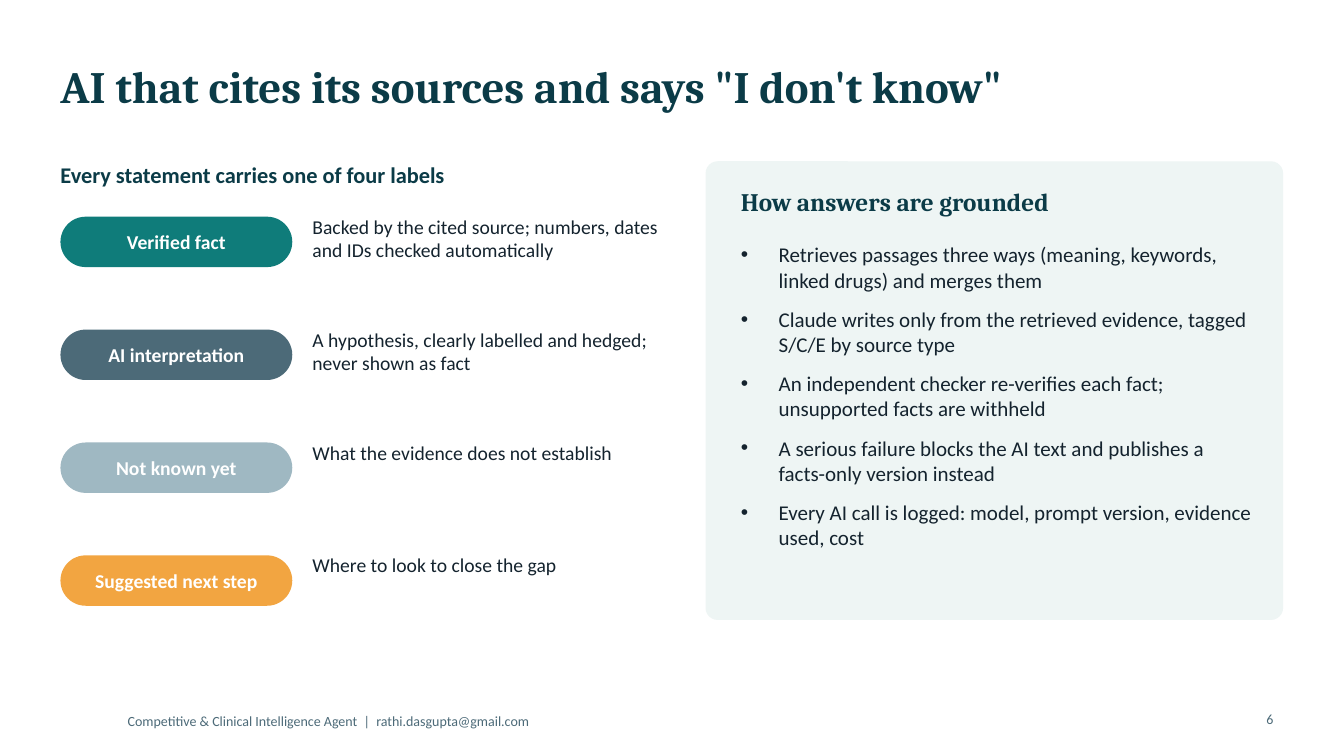
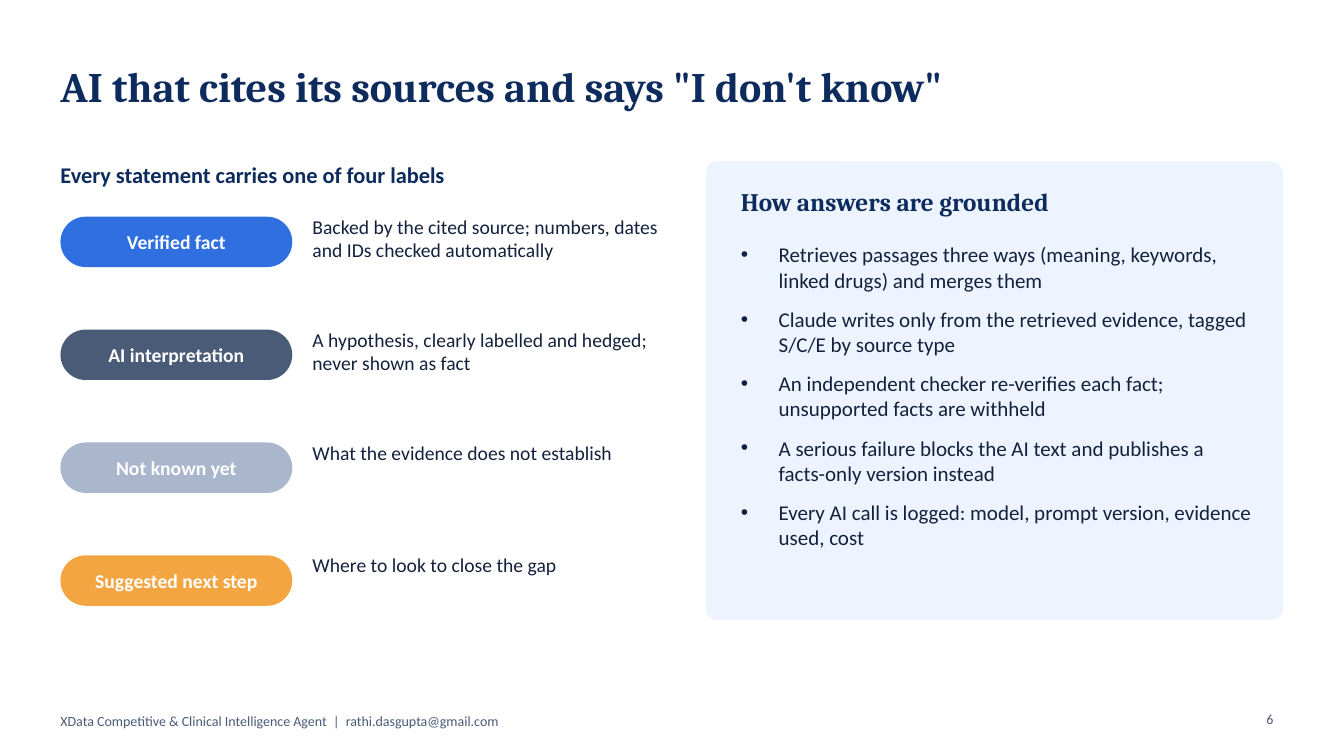
Before and after one commit to rathixdata/XData-Competitive-Clinical-Intelligence-Agent, a slide deck: slide 6 of docs/XData_CI_Agent_Overview.pptx. Drawn at 1344x756 pixels with LibreOffice and Linux fonts; fonts in the diff are those of the drawing; background and template pictures are left out. Boxes give left, top, right and bottom in pixels: in the first picture for what was removed or moved away, otherwise in the second. Text is boxed around its words. In the diff, an @@ line names an element or a change of style, - is before the commit and + after.

```diff
--- a/docs/XData_CI_Agent_Overview.pptx
+++ b/docs/XData_CI_Agent_Overview.pptx
@@ title "AI that cites its sources ..." at (60, 72, 943, 112): size 32 to 30 pt, text colour #0B3B47 to #0D2B5C @@
@@ text "Every statement carries one of ..." at (60, 167, 444, 187): text colour #0B3B47 to #0D2B5C @@
@@ rounded rectangle at (706, 161, 1284, 620): fill #EEF5F4 to #EEF4FF @@
@@ text "How answers are grounded" at (741, 193, 1048, 217): text colour #0B3B47 to #0D2B5C @@
@@ rounded rectangle at (60, 217, 292, 267): fill #0F7C7A to #2F6FE0 @@
@@ text colour #14232E to #14213D in 5 elements at (312, 220, 657, 260), (312, 333, 647, 370), (312, 446, 612, 460), (312, 558, 557, 576), (779, 247, 1250, 548) @@
@@ rounded rectangle at (60, 330, 292, 380): fill #4C6A78 to #4A5B78 @@
@@ text at (60, 716, 499, 729): text changed; text colour #4C6A78 to #4A5B78 @@
-Competitive & Clinical Intelligence Agent | rathi.dasgupta@gmail.com
+XData Competitive & Clinical Intelligence Agent | rathi.dasgupta@gmail.com
@@ page number at (1266, 714, 1273, 724): text colour #4C6A78 to #4A5B78 @@
```
Also in this commit, not shown: 7 other slides changed, 3 other files.
